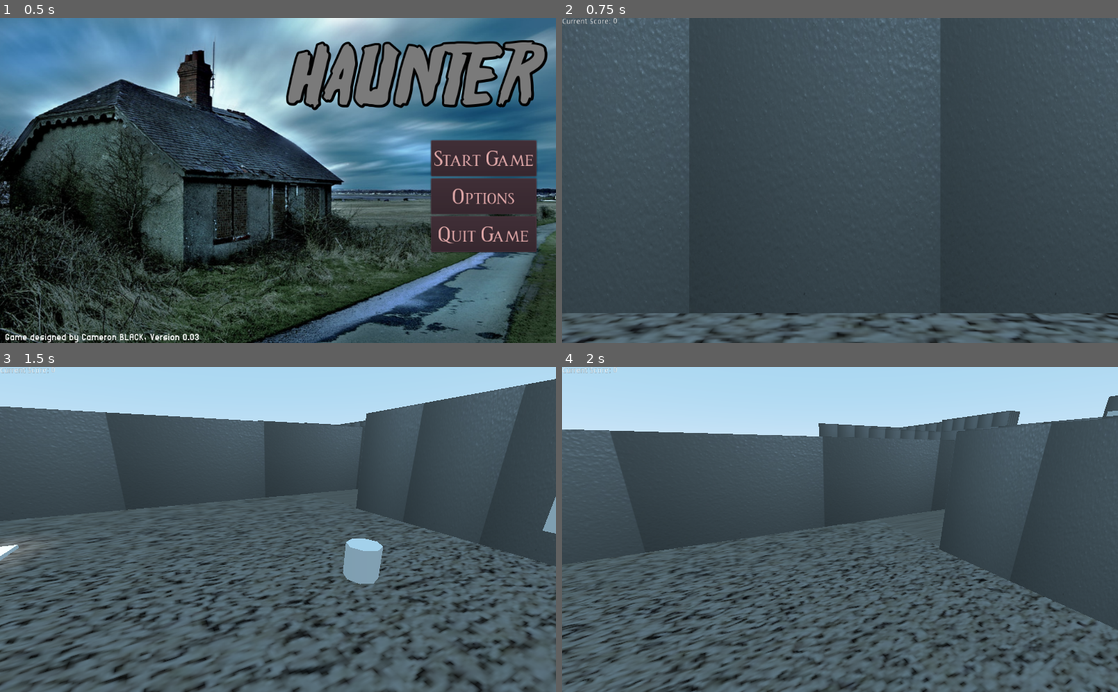
Above: before the commit, frames 1-4 (two rows, left to right).
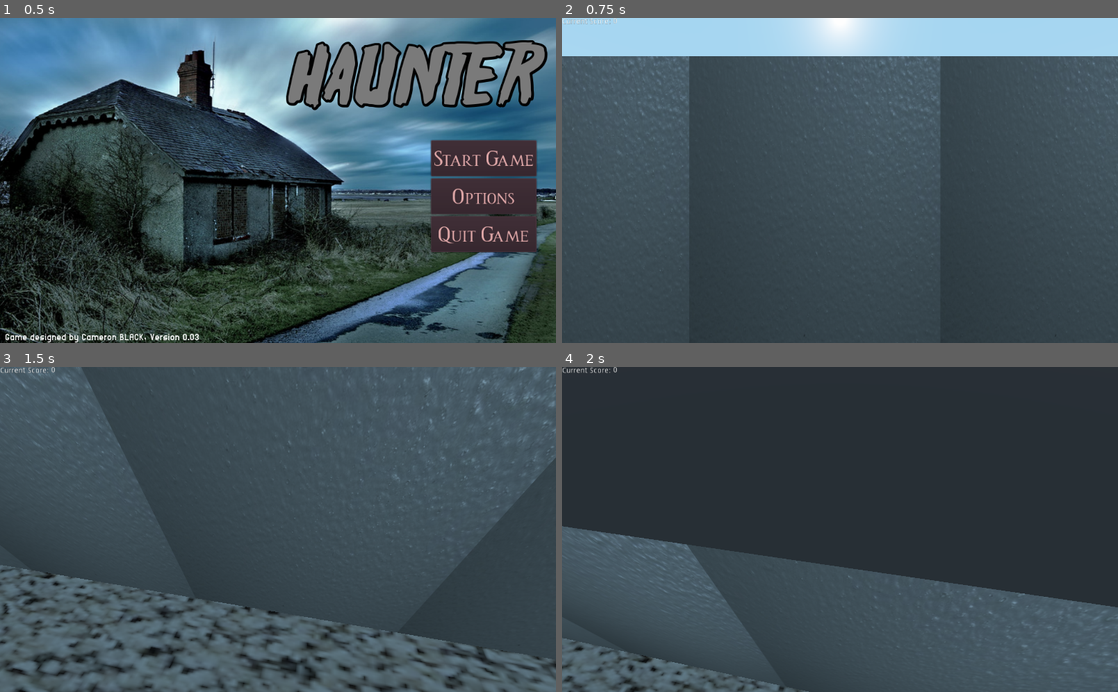
Above: after the commit, the same moments.

Repository: Camasamac/2022-Haunter
Game: Godot game, scene res://MainMenu/MainMenu.tscn
Two runs of this game, one before a commit and one after it. Both use one fixed random seed, a clock stepped at 60 frames per second and the inputs below.
Inputs (mouse positions are in pixels of both pictures, inside the frame that each line leads up to):
- Up to frame 1 (0.5 s): no input
- Up to frame 2 (0.75 s): click "Start Game" at 0.5 s
- Up to frame 3 (1.5 s): tap Enter at 1.25 s; move the mouse to (305, 529) at 1.27 s; hold W (player_forward) from 1.28 s (still down); hold Space (jump) from 1.28 s (still down)
- Up to frame 4 (2 s): keep holding W (player_forward); keep holding Space (jump)

Frame 1 is identical in both runs. In frame 2, 18% of the frame differs, in the area x 0-100%, y 0-100%; in frame 3, 39%; in frame 4, 63%.

Commit message:
added more walls and fixed some player stats
The player is 1.5x taller, +0.4 faster, and the jumps have been fixed to the environment. The end goal floor can now be gotten to, and the next concept to be implemented is either doors or enemies.

Diff:
--- a/GameScene/GameScene.tscn
+++ b/GameScene/GameScene.tscn
@@ -33,7 +33,7 @@
 shadow_enabled = true
 
 [node name="Player" parent="." instance=ExtResource( 2 )]
-transform = Transform( 1, 0, 0, 0, 1, 0, 0, 0, 1, 0.39518, 1.69734, -7.41092 )
+transform = Transform( 1, 0, 0, 0, 1, 0, 0, 0, 1, 0.39518, 1.99787, -7.41092 )
 
 [node name="wall1" parent="." instance=ExtResource( 3 )]
 transform = Transform( 24.5, 0, 0, 0, 6, 0, 0, 0, 0.6, -0.0968955, 2.82329, -11.9428 )
@@ -109,7 +109,7 @@
 transform = Transform( 4.05446e-07, 0, -0.6, 0, 6, 0, 34, 0, 7.15493e-09, 15.5787, 2.82329, 59.877 )
 
 [node name="wall22" parent="." instance=ExtResource( 3 )]
-transform = Transform( -48, 0, -9.05975e-08, 0, 6, 0, 7.2478e-06, 0, -0.6, -8.47482, 2.82329, 76.2363 )
+transform = Transform( -48, 0, -9.05975e-08, 0, 6, 0, 7.2478e-06, 0, -0.6, -8.47482, 2.82329, 76.4872 )
 
 [node name="wall23" parent="." instance=ExtResource( 3 )]
 transform = Transform( 5.5, 0, 0, 0, 6, 0, 0, 0, 0.6, -29.1339, 2.82329, 69.7542 )
@@ -121,10 +121,10 @@
 transform = Transform( -1.04907e-06, 0, 0.6, 0, 14, 0, -24, 0, -2.62268e-08, -65.7156, 6.75209, 64.9232 )
 
 [node name="wall26" parent="." instance=ExtResource( 3 )]
-transform = Transform( -7.43094e-07, 0, -0.6, 0, 14, 0, 17, 0, -2.62268e-08, -31.7647, 6.83015, 61.2526 )
+transform = Transform( -7.43094e-07, 0, -0.6, 0, 14, 0, 17, 0, -2.62268e-08, -31.953, 6.83015, 61.2526 )
 
 [node name="wall27" parent="." instance=ExtResource( 3 )]
-transform = Transform( -34, 0, -9.05975e-08, 0, 14, 0, 5.13386e-06, 0, -0.6, -49.1728, 6.75209, 76.1718 )
+transform = Transform( -35, 0, -9.05975e-08, 0, 14, 0, 5.28485e-06, 0, -0.6, -48.9691, 6.75209, 76.4376 )
 
 [node name="wall28" parent="." instance=ExtResource( 3 )]
 transform = Transform( 19.287, 0, 0, 0, 14, 0, 0, 0, 0.6, -41.3831, 6.83015, 52.7737 )
@@ -136,7 +136,7 @@
 transform = Transform( -8.39259e-07, 0, 0.6, 0, 14, 0, -19.2, 0, -2.62268e-08, -62.8805, 6.83015, 43.4699 )
 
 [node name="wall31" parent="." instance=ExtResource( 3 )]
-transform = Transform( -4, 0, -9.05975e-08, 0, 14, 0, 6.03983e-07, 0, -0.6, -64.8046, 6.83015, 33.9298 )
+transform = Transform( -7, 0, -9.05975e-08, 0, 14, 0, 1.05697e-06, 0, -0.6, -66.2431, 6.83015, 33.9298 )
 
 [node name="wall32" parent="." instance=ExtResource( 3 )]
 transform = Transform( -3.23464e-06, 0, -0.6, 0, 14, 0, 74, 0, -2.62268e-08, -50.9746, 6.83015, 15.9682 )
@@ -160,7 +160,55 @@
 transform = Transform( -8.39259e-07, 0, 0.6, 0, 14, 0, -19.2, 0, -2.62268e-08, -63.05, 6.83015, 8.45529 )
 
 [node name="wall39" parent="." instance=ExtResource( 3 )]
-transform = Transform( 28, 0, 0, 0, 14, 0, 0, 0, 0.6, -77.0127, 6.83015, 17.9794 )
+transform = Transform( 30, 0, 0, 0, 14, 0, 0, 0, 0.6, -77.8602, 6.83015, 17.9794 )
+
+[node name="wall40" parent="." instance=ExtResource( 3 )]
+transform = Transform( -12, 0, -9.05975e-08, 0, 6, 0, 1.81195e-06, 0, -0.6, -72.6127, 3.1253, 49.397 )
+
+[node name="wall41" parent="." instance=ExtResource( 3 )]
+transform = Transform( -6.99382e-07, 0, -0.6, 0, 6, 0, 16, 0, -2.62268e-08, -66.7474, 3.1253, 41.8264 )
+
+[node name="wall42" parent="." instance=ExtResource( 3 )]
+transform = Transform( -6.99382e-07, 0, 0.6, 0, 6, 0, -16, 0, -2.62268e-08, -78.4845, 3.1253, 41.8264 )
+
+[node name="wall43" parent="." instance=ExtResource( 3 )]
+transform = Transform( -31, 0, -9.05975e-08, 0, 14, 0, 4.68087e-06, 0, -0.6, -90.6822, 6.83015, 33.9298 )
+
+[node name="wall44" parent="." instance=ExtResource( 3 )]
+transform = Transform( -6, 0, -9.05975e-08, 0, 8, 0, 9.05975e-07, 0, -0.6, -72.521, 9.78089, 33.9298 )
+
+[node name="wall45" parent="." instance=ExtResource( 3 )]
+transform = Transform( -3.49691e-07, 0, -0.6, 0, 6, 0, 8, 0, -2.62268e-08, -90.7448, 3.1253, 14.0083 )
+
+[node name="wall46" parent="." instance=ExtResource( 3 )]
+transform = Transform( -3.49691e-07, 0, 0.6, 0, 6, 0, -8, 0, -2.62268e-08, -100.348, 3.1253, 14.0083 )
+
+[node name="wall47" parent="." instance=ExtResource( 3 )]
+transform = Transform( 10, 0, 0, 0, 6, 0, 0, 0, 0.6, -95.6022, 3.1253, 10.2579 )
+
+[node name="wall48" parent="." instance=ExtResource( 3 )]
+transform = Transform( 9, 0, 0, 0, 14, 0, 0, 0, 0.6, -102.112, 6.83015, 17.9794 )
+
+[node name="wall49" parent="." instance=ExtResource( 3 )]
+transform = Transform( 6, 0, 0, 0, 8, 0, 0, 0, 0.6, -95.174, 9.78089, 17.9079 )
+
+[node name="wall50" parent="." instance=ExtResource( 3 )]
+transform = Transform( -2.66639e-06, 0, 0.6, 0, 30, 0, -61, 0, -2.62268e-08, -155.098, 14.8264, 26.0924 )
+
+[node name="wall51" parent="." instance=ExtResource( 3 )]
+transform = Transform( -1.00536e-06, 0, -0.6, 0, 42, 0, 23, 0, -2.62268e-08, -106.107, 20.8263, 45.0948 )
+
+[node name="wall52" parent="." instance=ExtResource( 3 )]
+transform = Transform( -1.00536e-06, 0, -0.6, 0, 42, 0, 23, 0, -2.62268e-08, -106.108, 20.8982, 6.86507 )
+
+[node name="wall53" parent="." instance=ExtResource( 3 )]
+transform = Transform( -8.74228e-07, 0, -0.6, 0, 28.6, 0, 20, 0, -2.62268e-08, -106.068, 27.5648, 26.1653 )
+
+[node name="wall54" parent="." instance=ExtResource( 3 )]
+transform = Transform( 50, 0, 0, 0, 42, 0, 0, 0, 0.6, -130.27, 20.7682, -3.11601 )
+
+[node name="wall55" parent="." instance=ExtResource( 3 )]
+transform = Transform( -50, 0, -5.24537e-08, 0, 42, 0, 4.37114e-06, 0, -0.6, -130.27, 20.7682, 56.0393 )
 
 [node name="Floor(corridor1)" type="MeshInstance" parent="."]
 transform = Transform( 1.614, 0, 0, 0, 1, 0, 0, 0, 0.353, -28.2186, 0.0145299, 8.74319 )
@@ -348,7 +396,7 @@
 }
 
 [node name="Floor14 (2 Secret Room)" type="MeshInstance" parent="."]
-transform = Transform( 0.6, 0, 0, 0, 1, 0, 0, 0, 0.8, -72.7993, -0.00526834, 41.6287 )
+transform = Transform( 0.6, 0, 0, 0, 1, 0, 0, 0, 0.8, -72.5836, -0.00526834, 41.6287 )
 mesh = SubResource( 1 )
 material/0 = SubResource( 3 )
 
@@ -390,7 +438,7 @@
 }
 
 [node name="Floor17 (end room)" type="MeshInstance" parent="."]
-transform = Transform( 0.8, 0, 0, 0, 1, 0, 0, 0, 0.7, -163.535, -0.00526834, 26.2788 )
+transform = Transform( 0.8, 0, 0, 0, 1, 0, 0, 0, 0.7, -163.095, 29.7017, 26.2788 )
 mesh = SubResource( 1 )
 material/0 = SubResource( 3 )
 
@@ -466,22 +514,22 @@
 "_editor_description_": "Big Crate that an enemy can hide behind. Peek a boo!"
 }
 
-[node name="CSGBox10" type="CSGBox" parent="."]
-transform = Transform( -3.49691e-07, 0, 7, 0, 11, 0, -8, 0, -3.0598e-07, -135.042, 10.8065, 27.0364 )
+[node name="CSGBoxTower(8)" type="CSGBox" parent="."]
+transform = Transform( -3.0598e-07, 0, 7, 0, 16, 0, -7, 0, -3.0598e-07, -127.848, 15.4601, 27.0364 )
 use_collision = true
 __meta__ = {
 "_editor_description_": "This is the basis of a tower that will have many different platforms in the forms of bookshelves to get to the end of the level."
 }
 
 [node name="CSGBox11" type="CSGBox" parent="."]
-transform = Transform( -1.31134e-07, 0, 3.5, 0, 2, 0, -3, 0, -1.5299e-07, -119.379, 1.90792, 9.32133 )
+transform = Transform( -1.31134e-07, 0, 3.5, 0, 2, 0, -3, 0, -1.5299e-07, -119.379, 0.924652, 9.32133 )
 use_collision = true
 __meta__ = {
 "_editor_description_": "This is the basis of a tower that will have many different platforms in the forms of bookshelves to get to the end of the level."
 }
 
 [node name="CSGBox12" type="CSGBox" parent="."]
-transform = Transform( -1.31134e-07, 0, 3.5, 0, 4, 0, -3, 0, -1.5299e-07, -133.486, 3.84313, 1.26477 )
+transform = Transform( -1.31134e-07, 0, 3.5, 0, 4, 0, -3, 0, -1.5299e-07, -129.921, 1.93886, 1.97868 )
 use_collision = true
 __meta__ = {
 "_editor_description_": "This is the basis of a tower that will have many different platforms in the forms of bookshelves to get to the end of the level."
@@ -501,6 +549,69 @@
 "_editor_description_": "Big Crate that an enemy can hide behind. Peek a boo!"
 }
 
+[node name="CSGBox15" type="CSGBox" parent="."]
+transform = Transform( -1.74846e-07, 0, 9, 0, 0.5, 0, -4, 0, -3.93403e-07, -131.9, 15.4018, 52.2959 )
+use_collision = true
+__meta__ = {
+"_editor_description_": "This is the basis of a tower that will have many different platforms in the forms of bookshelves to get to the end of the level."
+}
+
+[node name="CSGBox16" type="CSGBox" parent="."]
+transform = Transform( -1.31134e-07, 0, 3.5, 0, 3, 0, -3, 0, -1.5299e-07, -142.017, 6.17281, 10.2569 )
+use_collision = true
+__meta__ = {
+"_editor_description_": "This is the basis of a tower that will have many different platforms in the forms of bookshelves to get to the end of the level."
+}
+
+[node name="CSGBox17" type="CSGBox" parent="."]
+transform = Transform( -1.31134e-07, 0, 3.5, 0, 3, 0, -3, 0, -1.5299e-07, -149.303, 10.0874, 22.4415 )
+use_collision = true
+__meta__ = {
+"_editor_description_": "This is the basis of a tower that will have many different platforms in the forms of bookshelves to get to the end of the level."
+}
+
+[node name="CSGBox18" type="CSGBox" parent="."]
+transform = Transform( -1.31134e-07, 0, 3.5, 0, 3, 0, -3, 0, -1.5299e-07, -115.552, 16.1023, 41.6595 )
+use_collision = true
+__meta__ = {
+"_editor_description_": "This is the basis of a tower that will have many different platforms in the forms of bookshelves to get to the end of the level."
+}
+
+[node name="CSGBox19" type="CSGBox" parent="."]
+transform = Transform( -1.31134e-07, 0, 3.5, 0, 3, 0, -3, 0, -1.5299e-07, -110.597, 19.75, 27.892 )
+use_collision = true
+__meta__ = {
+"_editor_description_": "This is the basis of a tower that will have many different platforms in the forms of bookshelves to get to the end of the level."
+}
+
+[node name="CSGBox20" type="CSGBox" parent="."]
+transform = Transform( -1.31134e-07, 0, 3.5, 0, 3, 0, -3, 0, -1.5299e-07, -145.519, 12.6499, 39.1282 )
+use_collision = true
+__meta__ = {
+"_editor_description_": "This is the basis of a tower that will have many different platforms in the forms of bookshelves to get to the end of the level."
+}
+
+[node name="CSGBox21" type="CSGBox" parent="."]
+transform = Transform( -1.31134e-07, 0, 3.5, 0, 3, 0, -3, 0, -1.5299e-07, -117.814, 22.5858, 13.844 )
+use_collision = true
+__meta__ = {
+"_editor_description_": "This is the basis of a tower that will have many different platforms in the forms of bookshelves to get to the end of the level."
+}
+
+[node name="CSGBox23" type="CSGBox" parent="."]
+transform = Transform( -1.31134e-07, 0, 3.5, 0, 3, 0, -3, 0, -1.5299e-07, -130.912, 26.5263, 16.5993 )
+use_collision = true
+__meta__ = {
+"_editor_description_": "This is the basis of a tower that will have many different platforms in the forms of bookshelves to get to the end of the level."
+}
+
+[node name="CSGBox22" type="CSGBox" parent="."]
+transform = Transform( -1.74846e-07, 0, 10.3, 0, 0.5, 0, -4, 0, -4.50227e-07, -144.799, 29.0599, 26.8032 )
+use_collision = true
+__meta__ = {
+"_editor_description_": "This is the basis of a tower that will have many different platforms in the forms of bookshelves to get to the end of the level."
+}
+
 [node name="CSGCylinder1" type="CSGCylinder" parent="."]
 transform = Transform( 8, 0, 0, 0, 1.568, 0, 0, 0, 4.673, 0, 0.600182, 68.4336 )
 use_collision = true
--- a/Player Stuff/Player.tscn
+++ b/Player Stuff/Player.tscn
@@ -11,7 +11,7 @@
 script = ExtResource( 2 )
 
 [node name="CollisionShape" type="CollisionShape" parent="."]
-transform = Transform( 1, 0, 0, 0, -4.37114e-08, -1, 0, 1, -4.37114e-08, 0, 0, 0 )
+transform = Transform( 1.5, 0, 0, 0, -6.55671e-08, -1.3, 0, 1.5, -5.68248e-08, 0, 0, 0 )
 shape = SubResource( 1 )
 
 [node name="Camera" type="Camera" parent="."]
--- a/Scripts/Player.gd
+++ b/Scripts/Player.gd
@@ -1,14 +1,15 @@
 extends KinematicBody
 
 # Physics variables that will help for the player.
-var movementSpeed = 8.0 # How fast the player can move.
-var jumpStrength = 7.0 # How much force used to make player jump.
-var gravity = 10 # Gravity's strength.
+var movementSpeed = 10.0 # How fast the player can move.
+var jumpStrength = 13.0 # How much force used to make player jump.
+# ^ I thought of a gamemode of 'bunny mode' where there is a customised map for this mode with heigher ceilings and roofs (given that the jump strength is around 20-30). With this, likely jumpier enemies.
+var gravity = 20 # Gravity's strength.
 
 # cam look
 var minCamVerticalAngle = -90.0		# Limit camera view to straight down.
 var maxCamVerticalAngle = 90.0		# Limit camera view to straight up.
-var lookSensitivity = 0.5			# How fast camera moves. 'mouse sensitivity'.
+var lookSensitivity = 1.2			# How fast camera moves. 'mouse sensitivity'.
 
 # vectors
 var playerVelocity : Vector3 = Vector3() 	# Players Velocity
